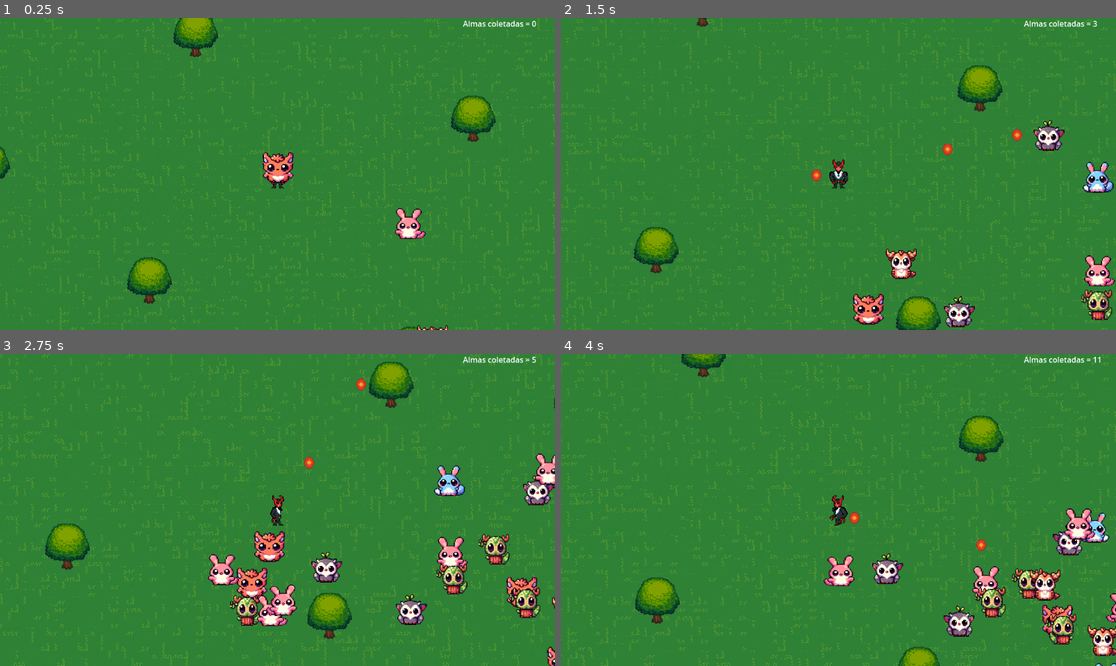
Above: before the commit, frames 1-4 (two rows, left to right).
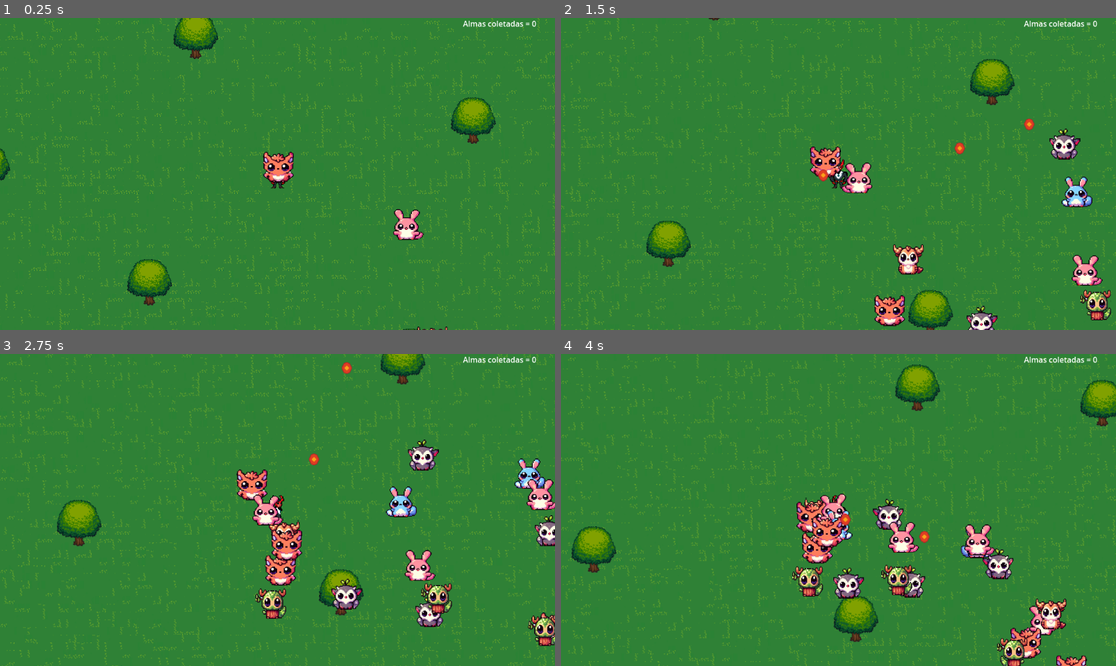
Above: after the commit, the same moments.

Repository: PopPlanetTeam/HellsEmpty
Game: Godot game, scene res://game/game.tscn
Same seed, same stepped clock (60 frames per second), same inputs: the game is played once before the commit and once after it. This scene is started directly instead of the project's main scene. Sound files missing from this copy of the repository are replaced by a short silence.
Inputs (mouse positions are in pixels of both pictures, inside the frame that each line leads up to):
- Up to frame 1 (0.25 s): no input
- Up to frame 2 (1.5 s): move the mouse to (960, 158) at 0.52 s; press the mouse at (960, 158) at 0.53 s; hold Right (right) 0.53-1.28 s; move the mouse to (727, 189) at 1.27 s; release the mouse at (727, 189) at 1.28 s; hold S (down) from 1.28 s (still down); click (727, 189) at 1.35 s
- Up to frame 3 (2.75 s): move the mouse to (333, 441) at 2.02 s; release S (down) at 2.03 s; press the mouse at (333, 441) at 2.03 s; hold Right (right) from 2.03 s (still down)
- Up to frame 4 (4 s): move the mouse to (810, 572) at 2.77 s; release Right (right) at 2.78 s; release the mouse at (810, 572) at 2.78 s; hold W (up) 2.78-3.53 s; click (810, 572) at 2.85 s; move the mouse to (1005, 556) at 3.52 s; press the mouse at (1005, 556) at 3.53 s; hold A (left) from 3.53 s (still down)

The runs differ from the first frame. In frame 1, 6.1% of the frame differs, in the area x 0-100%, y 0-100%; in frame 2, 13%; in frame 3, 19%; in frame 4, 20%.

Commit message:
fix: enemy speed randomized and direction

Diff:
--- a/enemy/enemy.gd
+++ b/enemy/enemy.gd
@@ -6,16 +6,35 @@
 var sprite_texture
 var speed = 100
 
+const RANDOM_MOVEMENT_RATE: float = 0.05
+var movement_randomness:Vector2 = Vector2(0.0, 0.0)
+
 func _ready():
 	var rand = randi_range(0, 5)
 	sprite.texture = load("res://enemy/imgs/enemy_" + str(rand) + "-Sheet.png")
+	match rand:
+		1:
+			speed = randi_range(120, 170)
+		2:
+			speed = randi_range(120, 140)
+		3:
+			speed = randi_range(80, 100)
+		_:
+			speed = randi_range(80, 120)
 
 func _process(delta):
 	if player:
-		var direction = (player.global_position - global_position).normalized()
-		global_position += direction * speed * delta
+		var direction : Vector2 = (player.global_position - global_position).normalized()
 
-func _on_damage_area_area_entered(area):
+		# Do not go directly to the player, add some random noise to movement
+		if randf() < RANDOM_MOVEMENT_RATE:
+			movement_randomness = Vector2(randf_range(0.0, PI), randf_range(0.0, PI)).normalized() * randf()
+		global_position += (direction + movement_randomness).normalized() * speed * delta
+	else:
+		print("Not player")
+
+func _on_damage_area_body_entered(body) -> void:
+	body.queue_free()
 	game.qtd_enemies -= 1
 	game.killed_enemies += 1
 	queue_free()
--- a/enemy/enemy.tscn
+++ b/enemy/enemy.tscn
@@ -67,9 +67,9 @@
 
 [node name="Damage_area" type="Area2D" parent="."]
 collision_layer = 0
-collision_mask = 2
+collision_mask = 8
 
 [node name="Collision" type="CollisionShape2D" parent="Damage_area"]
 shape = SubResource("RectangleShape2D_2qiy4")
 
-[connection signal="area_entered" from="Damage_area" to="." method="_on_damage_area_area_entered"]
+[connection signal="body_entered" from="Damage_area" to="." method="_on_damage_area_body_entered"]
